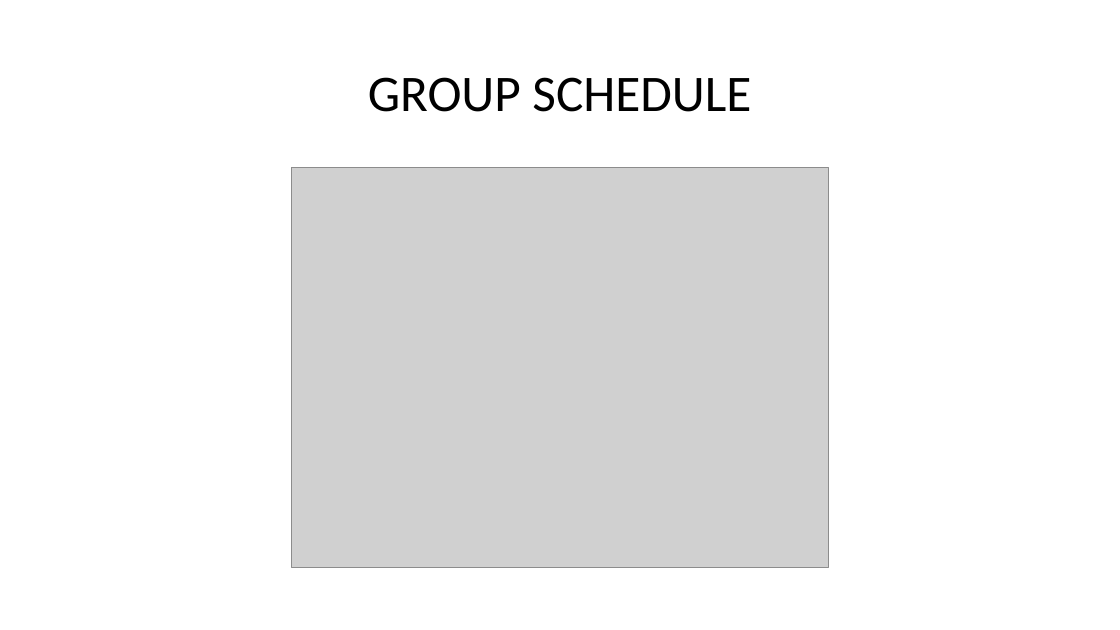
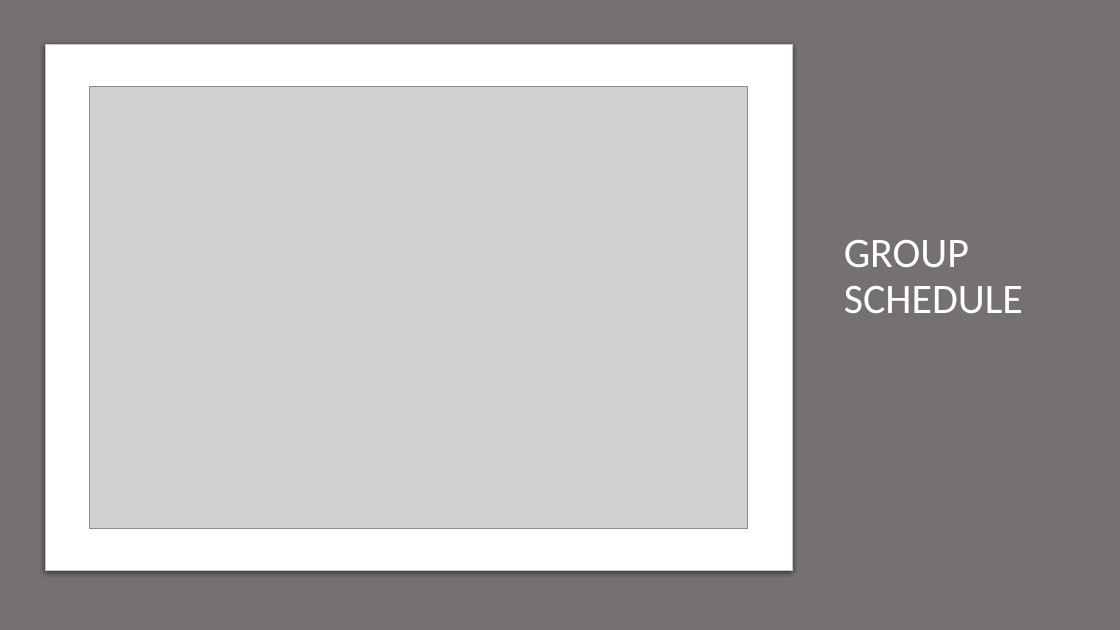
Before and after one commit to jorrtayl/Group-Project, a slide deck: slide 3 of Group Project.pptx. Drawn at 1120x630 pixels with LibreOffice and Linux fonts; fonts in the diff are those of the drawing; grey boxes stand for pictures. Boxes give left, top, right and bottom in pixels: in the first picture for what was removed or moved away, otherwise in the second. Text is boxed around its words. In the diff, an @@ line names an element or a change of style, - is before the commit and + after.

```diff
--- a/Group Project.pptx
+++ b/Group Project.pptx
@@ background #FFFFFF to #E7E6E6 @@
@@ rectangle added at (0,0,1120,630), fill #767171 @@
@@ rounded rectangle added at (45,45,792,571), fill #FFFFFF, outline #C8CACA 0.75 pt @@
@@ title "GROUP SCHEDULE": place and size @@
-title "GROUP SCHEDULE" at (368,77,751,112)
+title "GROUP SCHEDULE" at (844,240,1023,313)
@@ title "GROUP SCHEDULE" at (844,240,1023,313): size 44 to 36 pt, text colour #000000 to #FFFFFF; alignment centre to left @@
@@ picture: place and size @@
-picture at (292,168,828,568)
+picture at (90,87,748,528)
```
Also in this commit, not shown: 8 other slides changed, 1 slide added.
